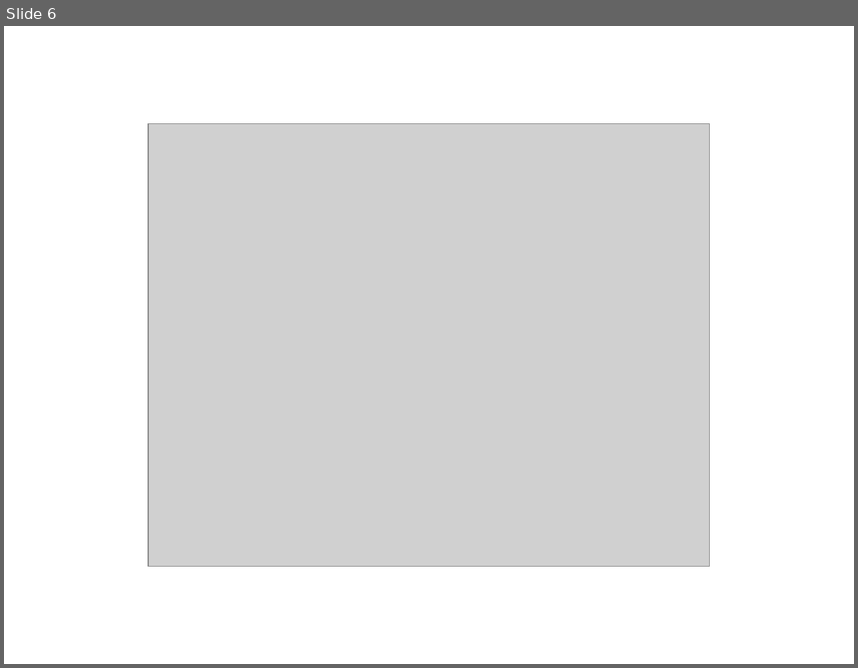
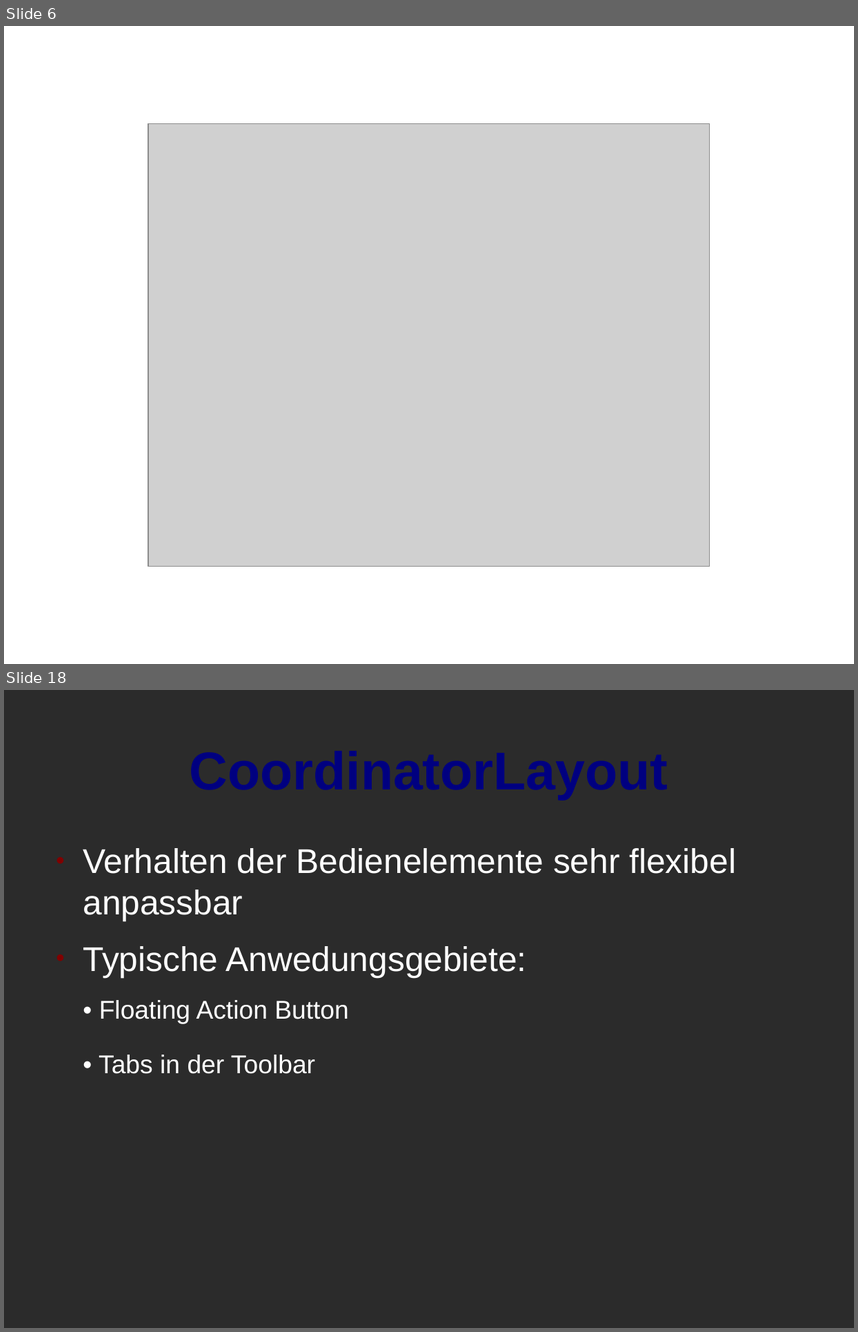
Before and after one commit to torkleyy/school-presentation, a slide deck: doc/presentation.odp. Shown one above the other, each under a label of ours: slide 6 before the commit, slides 6 and 18 after it; the slides between them are not shown. The pictures are 858x668 and 858x1332 pixels, drawn with LibreOffice and Linux fonts; fonts in the diff are those of the drawing; grey boxes stand for pictures; background and template pictures are left out; a plain dark background stands for a picture behind light text. Boxes give left, top, right and bottom in pixels: in the first picture for what was removed or moved away, otherwise in the second. Text is boxed around its words. In the diff, an @@ line names an element or a change of style, - is before the commit and + after.

```diff
--- a/doc/presentation.odp
+++ b/doc/presentation.odp
@@ slide 18 added at [4, 690, 854, 1328], background picture (left out) @@
@@ title added at [46, 716, 812, 822], 49.7 pt, text #000080, bold @@
+CoordinatorLayout
@@ text added at [83, 848, 737, 1074], 32 pt, text #FFFFFF @@
+● Verhalten der Bedienelemente sehr flexibel anpassbar
+● Typische Anwedungsgebiete:
+• Floating Action Button
+• Tabs in der Toolbar
```
Also in this commit, not shown: 4 slides changed, 11 other slides added, 2 slides removed, 2 other files.
